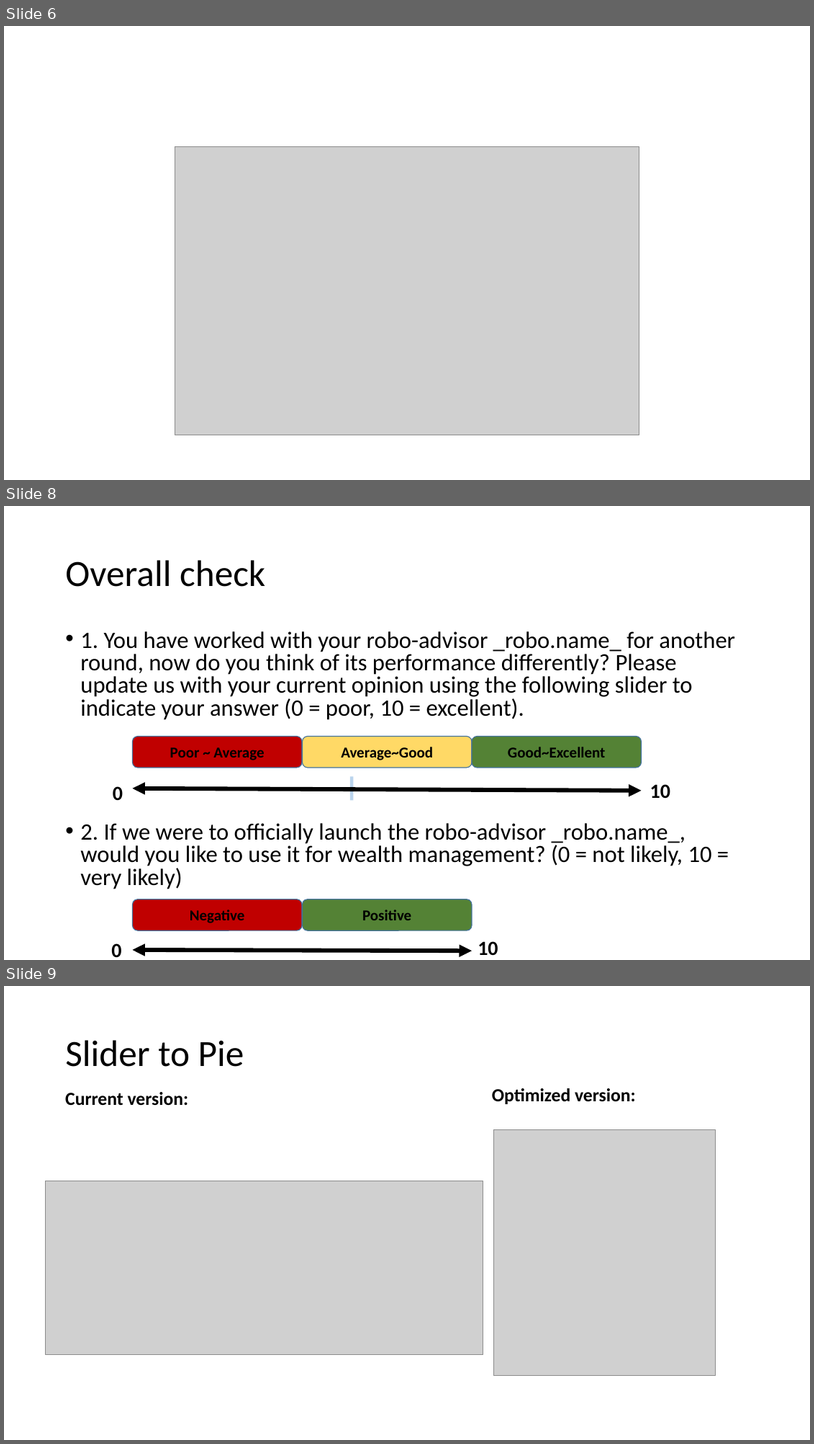
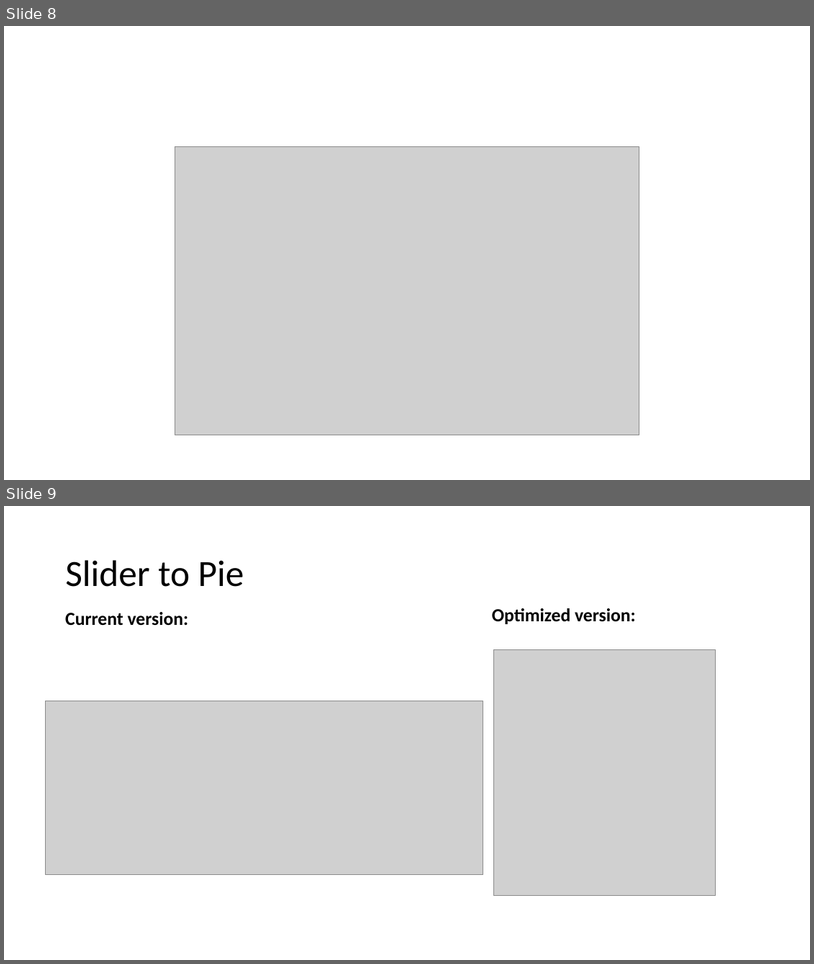
Before and after one commit to ZWLori/robo-advisor, a slide deck: images/Robo-advisor design materials.pptx. Shown one above the other, each under a label of ours: slides 6, 8 and 9 before the commit, slides 8 and 9 after it; the slides between them are not shown. The pictures are 814x1444 and 814x964 pixels, drawn with LibreOffice and Linux fonts; fonts in the diff are those of the drawing; grey boxes stand for pictures. Boxes give left, top, right and bottom in pixels: in the first picture for what was removed or moved away, otherwise in the second. Text is boxed around its words. In the diff, an @@ line names an element or a change of style, - is before the commit and + after.

```diff
--- a/images/Robo-advisor design materials.pptx
+++ b/images/Robo-advisor design materials.pptx
@@ slide 8 removed at [4,506,810,960], background #FFFFFF @@
@@ title removed at [65,560,265,587] @@
-Overall check
@@ text removed at [80,631,736,889] @@
-• 1. You have worked with your robo-advisor _robo.name_ for another round, now do you think of its performance differently? Please update us with your current opinion using the following slider to indicate your answer (0 = poor, 10 = excellent).
-• 2. If we were to officially launch the robo-advisor _robo.name_, would you like to use it for wealth management? (0 = not likely, 10 = very likely)
@@ text removed at [113,786,123,800] @@
-0
@@ text removed at [651,784,671,798] @@
-10
@@ group removed at [132,736,642,800]: 3 rounded rectangles, 1 line, 1 double arrow @@
-Poor ~ Average
-Average~Good
-Good~Excellent
@@ rounded rectangle removed at [132,899,301,931] @@
-Negative
@@ rounded rectangle removed at [302,899,471,931] @@
-Positive
@@ text removed at [111,943,121,957] @@
-0
@@ double arrow removed from (132, 950) to (472, 951) @@
@@ text removed at [478,941,498,955] @@
-10
@@ what was slide 6 is now slide 8 @@
```
Also in this commit, not shown: 1 slide changed, 2 slides added, 1 other slide removed.
